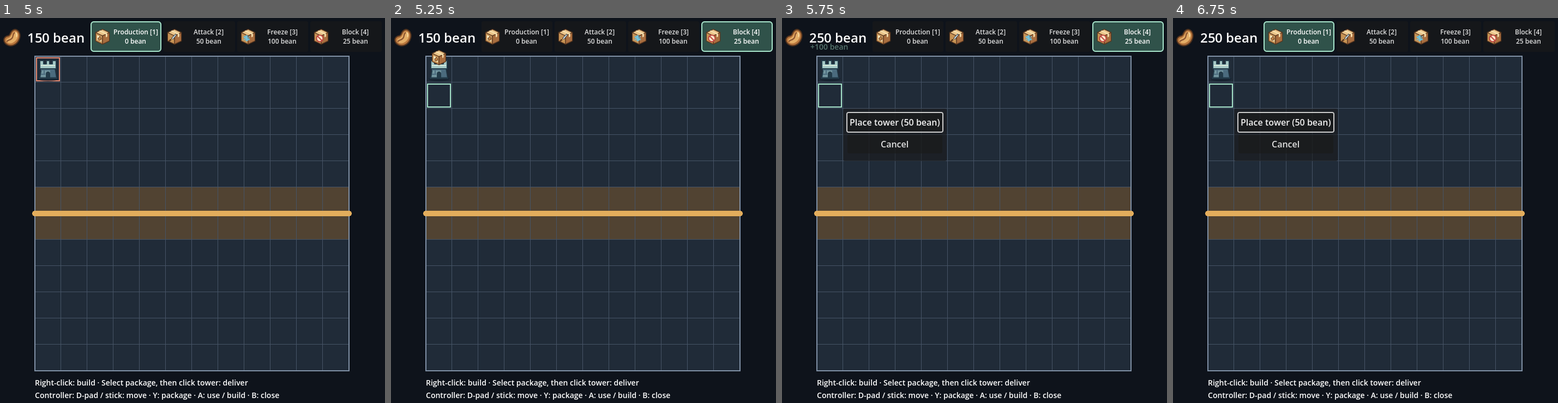
Above: before the commit, frames 1-4 (left to right).
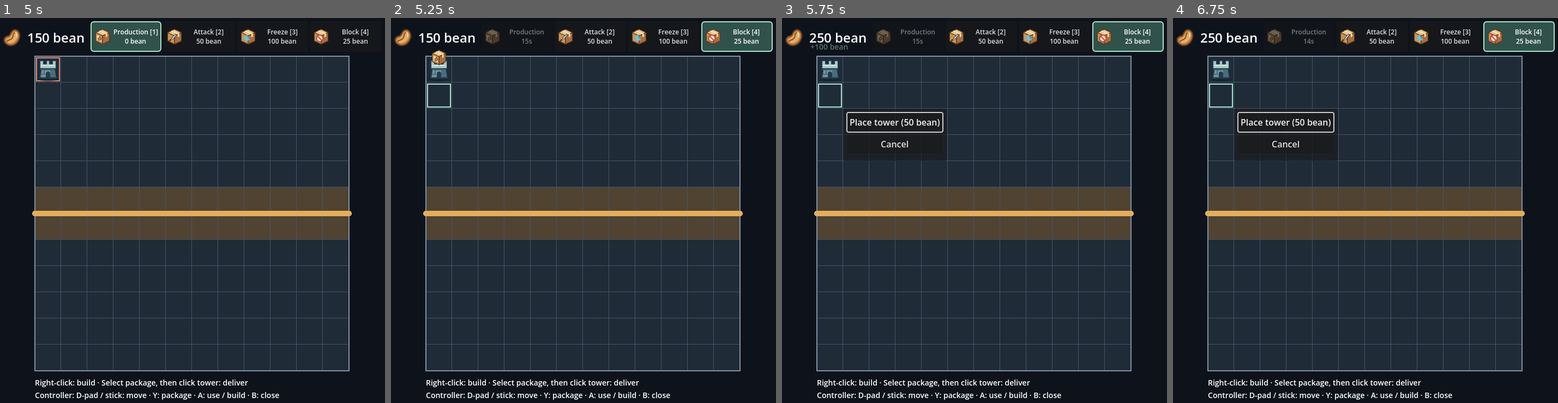
Above: after the commit, the same moments.

Repository: Charka123/GodotGame
Game: Godot game, scene res://scenes/main.tscn
Two runs of this game, one before a commit and one after it. Both use one fixed random seed, a clock stepped at 60 frames per second and the inputs below.
Inputs (mouse positions are in pixels of both pictures, inside the frame that each line leads up to):
- Up to frame 1 (5 s): click "Production [1] 0 bean" at 0.5 s; click "Block [4] 25 bean" at 1.25 s; click "Attack [2] 50 bean" at 2 s; click "Freeze [3] 100 bean" at 2.75 s; tap Enter (ui_accept) at 3.5, 3.77 s; move the mouse to (277, 195) at 3.52 s; hold Right (ui_right) 3.53-4.25 s; tap 1 at 3.6 s; click (277, 195) at 3.67 s; click "Place tower (50 bean)" at 4.25 s
- Up to frame 2 (5.25 s): tap Enter (ui_accept) at 5 s; move the mouse to (502, 233) at 5.02 s; hold Down (ui_down) from 5.03 s (still down); tap 4 at 5.1 s
- Up to frame 3 (5.75 s): keep holding Down (ui_down); tap Enter (ui_accept) at 5.27 s
- Up to frame 4 (6.75 s): release Down (ui_down) at 5.75 s; click "Cancel" at 5.75 s; tap Enter (ui_accept) at 6.5 s; move the mouse to (1404, 125) at 6.52 s; hold Right (ui_right) from 6.53 s (still down); tap 1 at 6.6 s

Frame 1 is identical in both runs. In frame 2, 0.3% of the frame differs, in the area x 24-41%, y 2-7%; in frame 3, 0.3%; in frame 4, 2.9%, in the area x 23-100%, y 0-9%.

Commit message:
Implemented cool down for packages

Diff:
--- a/scenes/package_selector.tscn
+++ b/scenes/package_selector.tscn
@@ -72,7 +72,7 @@
 custom_minimum_size = Vector2(130, 56)
 layout_mode = 2
 size_flags_horizontal = 3
-tooltip_text = "Block: 25 bean. Travels right and marks its stopping tower to stop future packages."
+tooltip_text = "Block: 25 bean. Applies directly to the selected tower, stopping future packages there. Does not pass."
 theme_override_font_sizes/font_size = 12
 theme_override_constants/icon_max_width = 32
 theme_override_styles/pressed = SubResource("Style_selected")
--- a/scripts/package_delivery.gd
+++ b/scripts/package_delivery.gd
@@ -1,5 +1,5 @@
 extends Node
-## All supported packages travel first and resolve once, at their stopping tower.
+## Block applies directly; other supported packages travel before resolving once.
 
 signal package_resolved(package: StringName, cell: Vector2i)
 
@@ -8,8 +8,10 @@
 	&"block": {"cost": 25, "icon": preload("res://assets/block_package.svg")},
 }
 const PASS_SECONDS := 0.25
+const COOLDOWN_SECONDS := 15.0
 
 var delivering := false
+var cooldowns: Dictionary = {&"production": 0.0, &"block": 0.0}
 
 @onready var board = $"../GridBoard/TowerPlacement"
 @onready var selector = $"../HUD/PackageSelector"
@@ -19,6 +21,13 @@
 	board.tower_selected.connect(_on_tower_selected)
 
 
+func _process(delta: float) -> void:
+	for package in cooldowns:
+		if cooldowns[package] > 0.0:
+			cooldowns[package] = maxf(0.0, cooldowns[package] - delta)
+			selector.update_cooldown(package, cooldowns[package])
+
+
 func _on_tower_selected(cell: Vector2i) -> void:
 	deliver_package(selector.selected_package, cell)
 
@@ -26,10 +35,19 @@
 func deliver_package(package: StringName, cell: Vector2i) -> void:
 	if delivering or not PACKAGES.has(package) or not board.occupied_cells.has(cell):
 		return
+	if cooldowns[package] > 0.0:
+		return
 	if not Economy.spend_beans(PACKAGES[package].cost):
 		return
 	delivering = true
 	selector.clear_selection()
+	cooldowns[package] = COOLDOWN_SECONDS
+	selector.update_cooldown(package, COOLDOWN_SECONDS)
+	if package == &"block":
+		board.occupied_cells[cell].apply_block()
+		delivering = false
+		package_resolved.emit(package, cell)
+		return
 	var parcel := Sprite2D.new()
 	parcel.texture = PACKAGES[package].icon
 	parcel.scale = Vector2(0.65, 0.65)
@@ -52,8 +70,6 @@
 		&"production":
 			Economy.add_beans(100)
 			tower.show_production()
-		&"block":
-			tower.apply_block()
 	parcel.queue_free()
 	delivering = false
 	package_resolved.emit(package, cell)
--- a/scripts/package_selector.gd
+++ b/scripts/package_selector.gd
@@ -2,6 +2,7 @@
 ## Choose one package for delivery to a tower.
 
 var selected_package: StringName = &""
+var original_labels: Dictionary = {}
 
 
 func clear_selection() -> void:
@@ -14,7 +15,18 @@
 
 func _ready() -> void:
 	for button in package_buttons:
+		original_labels[button] = button.text
 		button.toggled.connect(_on_package_toggled.bind(button))
+
+
+func update_cooldown(package: StringName, remaining: float) -> void:
+	for button in package_buttons:
+		if StringName(button.name.to_lower()) != package:
+			continue
+		button.disabled = remaining > 0.0
+		button.text = "%s\n%ds" % [button.name, ceili(remaining)] if button.disabled else original_labels[button]
+		if button.disabled and button.button_pressed:
+			clear_selection()
 
 
 func _on_package_toggled(selected: bool, button: Button) -> void:
@@ -38,6 +50,12 @@
 			if package_buttons[i].button_pressed:
 				index = (i + 1) % package_buttons.size()
 				break
+		for step in range(package_buttons.size()):
+			var candidate := (index + step) % package_buttons.size()
+			if not package_buttons[candidate].disabled:
+				index = candidate
+				break
 	if index >= 0:
-		package_buttons[index].button_pressed = not package_buttons[index].button_pressed
+		if not package_buttons[index].disabled:
+			package_buttons[index].button_pressed = not package_buttons[index].button_pressed
 		get_viewport().set_input_as_handled()
--- a/tests/package_delivery_test.gd
+++ b/tests/package_delivery_test.gd
@@ -36,18 +36,41 @@
 	await delivery.package_resolved
 	assert(economy.beans == 100, "Exactly one payout; duplicate requests during transit ignored")
 	assert(endpoints.back() == Vector2i(2, 0))
-	await delivery.deliver_package(&"block", Vector2i.ZERO)
+	assert(selector.get_node("Production").disabled)
+	delivery.deliver_package(&"production", Vector2i.ZERO)
+	assert(not delivery.delivering, "Cooldown blocks repeated delivery")
+	assert(economy.beans == 100)
+	# Block must apply immediately to the selected middle tower, without passing.
+	selector.get_node("Block").button_pressed = true
+	board.tower_selected.emit(Vector2i(1, 0))
 	assert(economy.beans == 75)
-	assert(board.occupied_cells[Vector2i(2, 0)].blocks_packages)
+	assert(not delivery.delivering)
+	assert(selector.selected_package == &"")
+	assert(endpoints.back() == Vector2i(1, 0))
+	assert(board.occupied_cells[Vector2i(1, 0)].blocks_packages)
+	assert(board.occupied_cells[Vector2i(1, 0)].get_node("BlockMarker").visible)
+	assert(not board.occupied_cells[Vector2i(2, 0)].blocks_packages)
 	assert(not board.occupied_cells[Vector2i.ZERO].blocks_packages)
+	assert(selector.get_node("Block").disabled)
+	delivery.deliver_package(&"block", Vector2i.ZERO)
+	assert(economy.beans == 75, "Blocked reuse does not spend beans")
+	assert(not board.occupied_cells[Vector2i.ZERO].blocks_packages)
+	# Advance gameplay cooldown time without waiting 15 wall-clock seconds.
+	delivery._process(14.0)
+	assert(selector.get_node("Block").disabled)
+	delivery._process(1.0)
+	assert(not selector.get_node("Block").disabled)
+	assert(not selector.get_node("Production").disabled)
 	# Extend the chain beyond the blocker: production must still stop on it.
 	board.menu_cell = Vector2i(3, 0)
 	board._place_tower()
 	await delivery.deliver_package(&"production", Vector2i.ZERO)
 	assert(economy.beans == 125)
-	assert(endpoints.back() == Vector2i(2, 0))
-	await delivery.deliver_package(&"production", Vector2i(2, 0))
-	assert(endpoints.back() == Vector2i(2, 0), "Starting on a blocker resolves there")
+	assert(endpoints.back() == Vector2i(1, 0))
+	delivery._process(15.0)
+	await delivery.deliver_package(&"production", Vector2i(1, 0))
+	assert(endpoints.back() == Vector2i(1, 0), "Starting on a blocker resolves there")
+	delivery._process(15.0)
 	await delivery.deliver_package(&"production", Vector2i(4, 0))
 	assert(endpoints.back() == Vector2i(4, 0), "A lone endpoint resolves locally")
 	var balance: int = economy.beans
@@ -60,5 +83,7 @@
 	delivery.deliver_package(&"block", Vector2i.ZERO)
 	assert(not delivery.delivering)
 	assert(economy.beans == 24)
-	print("PASS: controller delivery, delayed single payout, gaps, Block transit/cost/stopping, invalid targets, unsupported packages, insufficient funds")
+	assert(delivery.cooldowns[&"block"] == 0.0, "Failed purchase does not start cooldown")
+	assert(not board.occupied_cells[Vector2i.ZERO].blocks_packages)
+	print("PASS: controller delivery, delayed single payout, gaps, direct Block application/cost/stopping, invalid targets, unsupported packages, insufficient funds")
 	quit()
